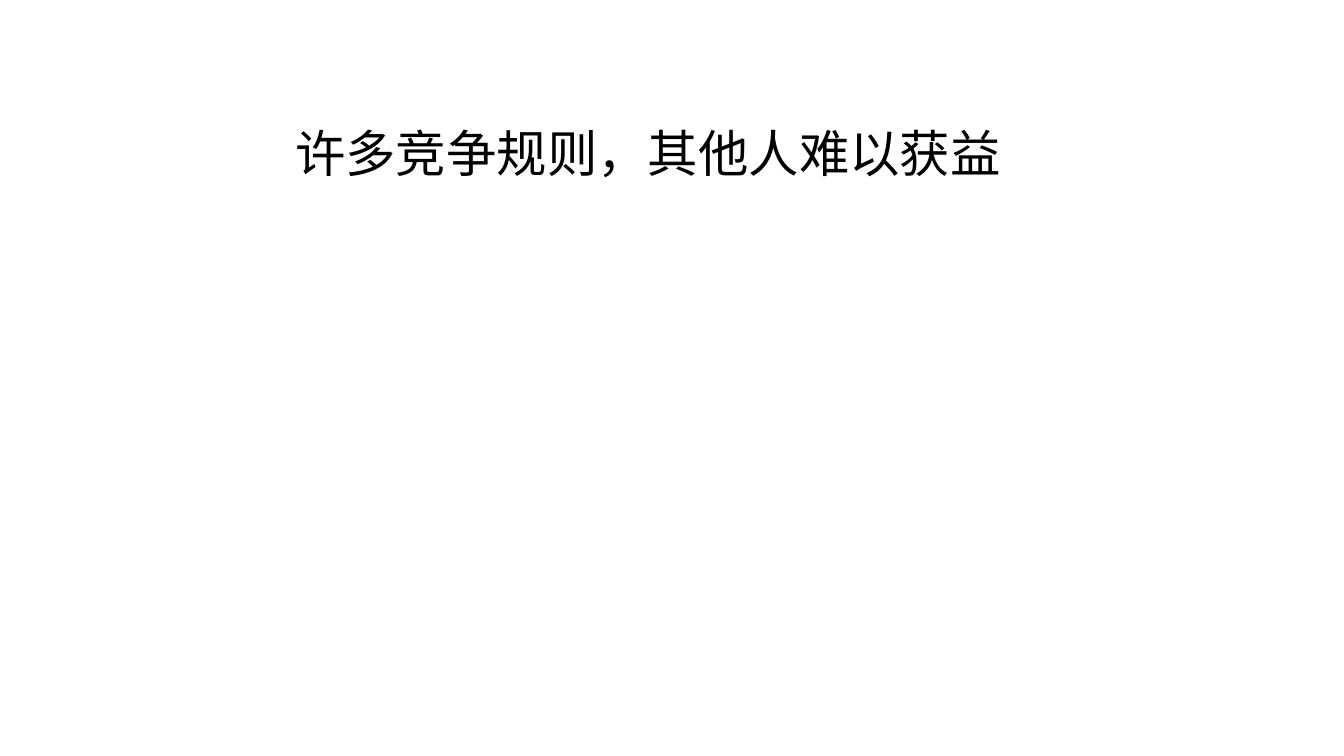
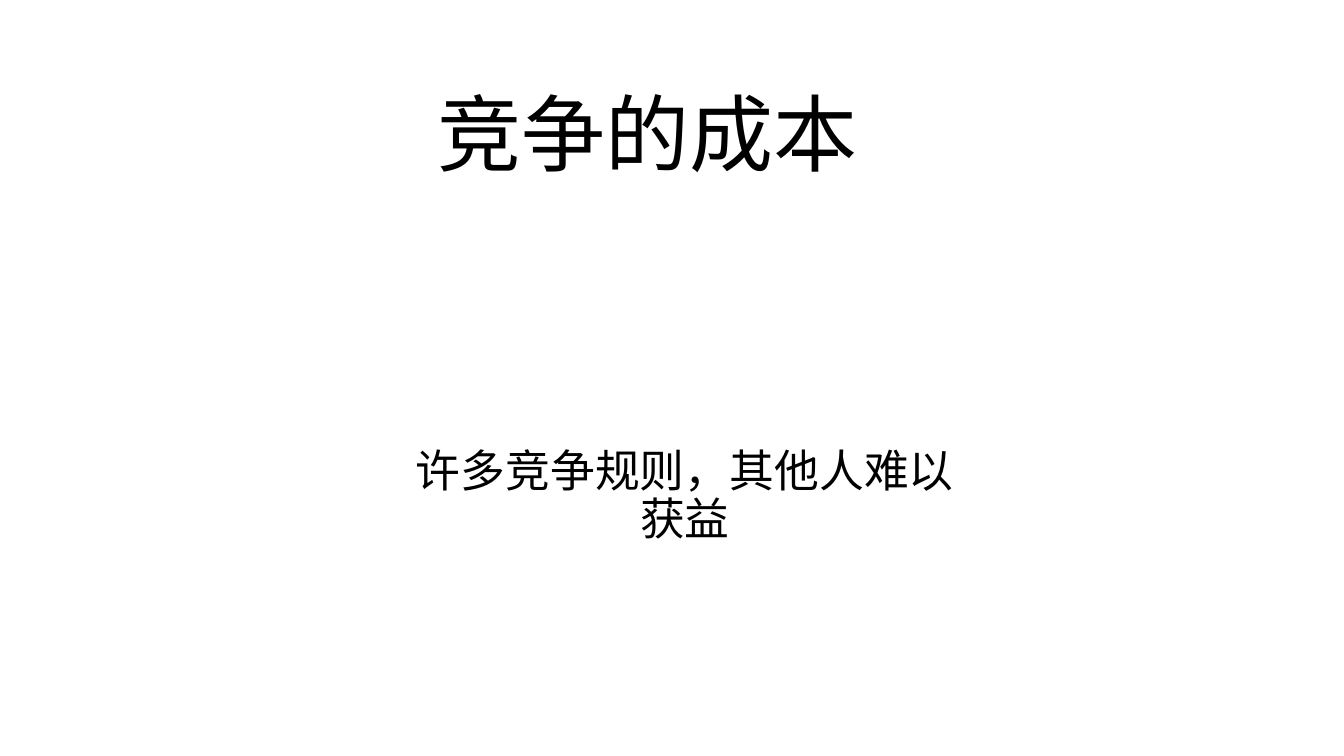
Before and after one commit to FredJiangFei/MyDocuments, a slide deck: slide 9 of 火车票/火车票.pptx (slide 10 before the commit). Drawn at 1344x756 pixels with LibreOffice and Linux fonts; fonts in the diff are those of the drawing. Boxes give left, top, right and bottom in pixels: in the first picture for what was removed or moved away, otherwise in the second. Text is boxed around its words. In the diff, an @@ line names an element or a change of style, - is before the commit and + after.

```diff
--- a/火车票/火车票.pptx
+++ b/火车票/火车票.pptx
@@ title added at <box>438,94,858,172</box>, 60 pt, text #000000 @@
+竞争的成本
@@ text "许多竞争规则，其他人难以获益": place and size @@
-text "许多竞争规则，其他人难以获益" at <box>295,129,1001,177</box>
+text "许多竞争规则，其他人难以获益" at <box>416,449,954,539</box>
@@ text "许多竞争规则，其他人难以获益" at <box>416,449,954,539</box>: size 36 to 32 pt @@
```
Also in this commit, not shown: 10 other slides changed, 18 slides added, 3 slides removed.
